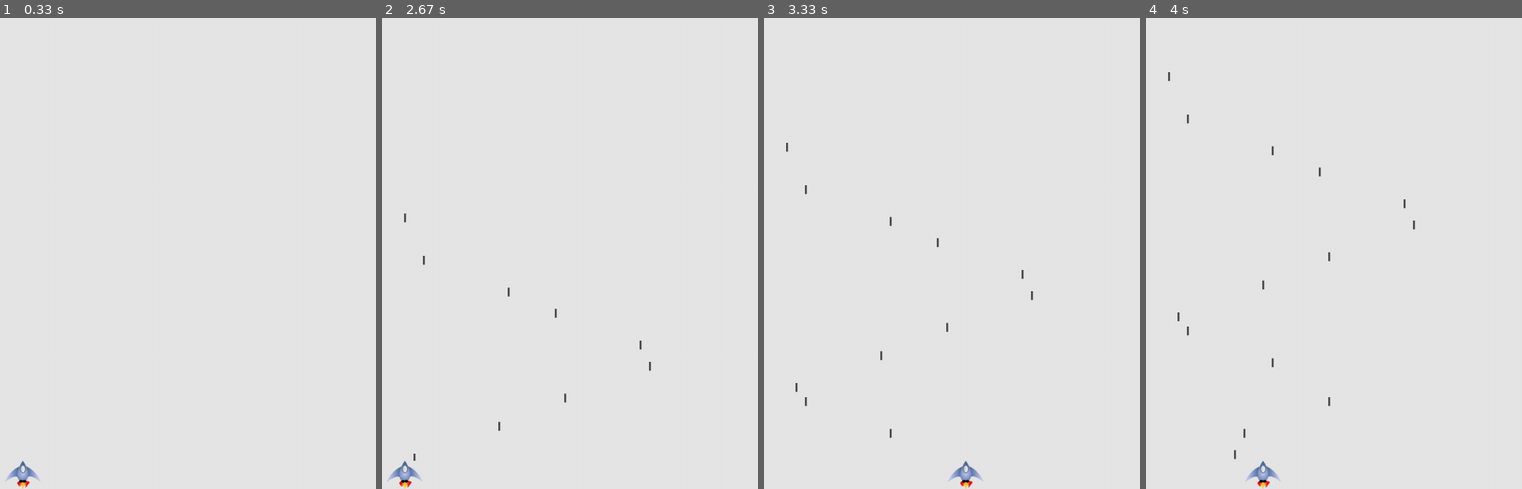
Above: before the commit, frames 1-4 (left to right).
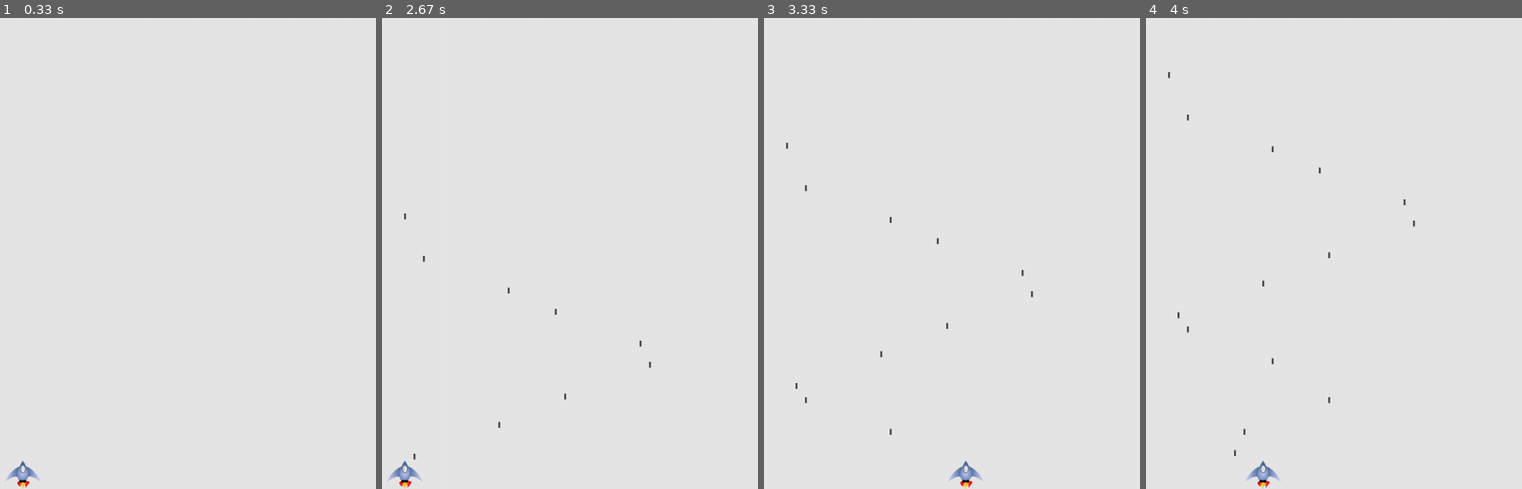
Above: after the commit, the same moments.

Repository: ruanhao/simple-py-game
Game: pygame game, started from alien_invasion.py
The game is run twice, just before and just after one commit, with the same random seed, the same clock (stepped at 60 frames per second) and the same inputs.
Inputs:
- Up to frame 1 (0.33 s): no input
- Up to frame 2 (2.67 s): tap Space at 0.33, 0.73, 1.03, 1.23, 1.53, 1.73, 2.03, 2.3, 2.6 s; hold Right 0.67-1.13 s; hold Right 1.17-1.63 s; hold Left 1.67-2.2 s; hold Left 2.23-2.63 s
- Up to frame 3 (3.33 s): hold Right 2.67-3.3 s; tap Space at 2.73, 3.03 s
- Up to frame 4 (4 s): hold Left 3.33-3.8 s; tap Space at 3.4, 3.7, 3.9 s; hold Right from 3.83 s (still down)

Frame 1 is identical in both runs. In frame 2, less than 0.1% of the frame differs, in the area x 5-72%, y 42-94%; in frame 3, less than 0.1%; in frame 4, less than 0.1%, in the area x 5-72%, y 12-94%.

Commit message:
remote bullets if out of bound

Diff:
--- a/alien_invasion.py
+++ b/alien_invasion.py
@@ -1,5 +1,11 @@
 #! /usr/bin/env python3
 # -*- coding: utf-8 -*-
+
+import logging
+logging.basicConfig(
+    # level = logging.DEBUG,
+    format = '%(asctime)s %(levelname)-5s - %(message)s'
+)
 
 import pygame
 from pygame.sprite import Group
@@ -21,6 +27,10 @@
         gf.check_events(ai_settings, screen, ship, bullets)
         ship.update()
         bullets.update()
+        for bullet in bullets.copy():
+            if bullet.rect.bottom <= 0:
+                bullets.remove(bullet)
+        logging.info("total bullets: %d", len(bullets))
         gf.update_screen(ai_settings, screen, ship, bullets)
 
 run_game()
--- a/settings.py
+++ b/settings.py
@@ -11,5 +11,5 @@
         self.ship_speed_factor = 8
         self.bullet_speed_factor = 3
         self.bullet_width = 3
-        self.bullet_height = 15
+        self.bullet_height = 10
         self.bullet_color = 60, 60, 60
